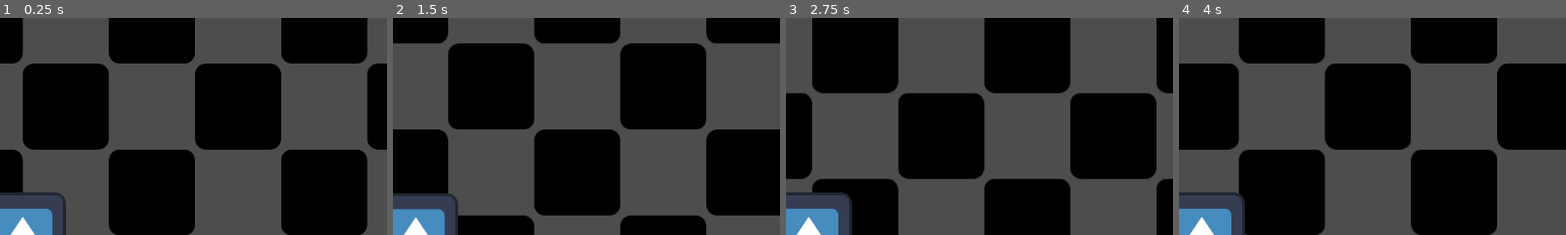
Above: before the commit, frames 1-4 (left to right).
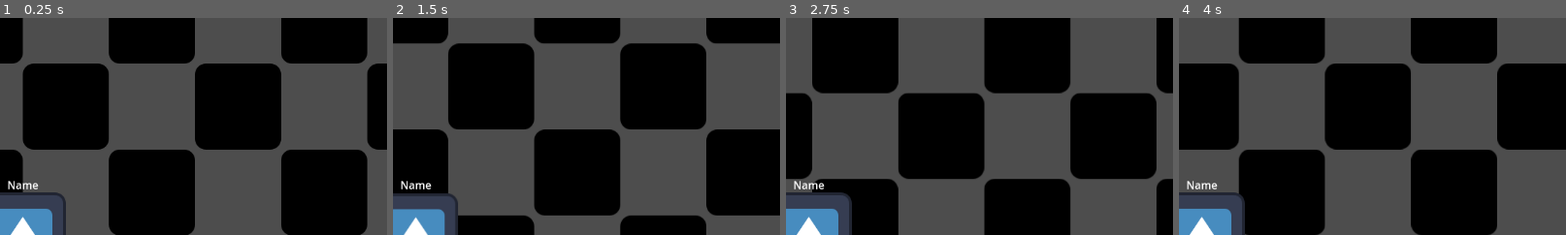
Above: after the commit, the same moments.

Repository: Aukan-Forge-Games/Fallen-Argentum-Test
Game: Godot game, scene res://World/game_world.tscn
Same seed, same stepped clock (60 frames per second), same inputs: the game is played once before the commit and once after it. This scene is started directly instead of the project's main scene. The engine's default icon, where the game draws it, is replaced by a stand-in: a white triangle on a blue panel in a dark square.
Inputs:
- Up to frame 1 (0.25 s): no input
- Up to frame 2 (1.5 s): tap Enter at 0.5 s; hold D (right) 0.53-1.28 s; tap Space (attack1) at 0.6, 1.35 s; hold S (down) from 1.28 s (still down)
- Up to frame 3 (2.75 s): release S (down) at 2.03 s; hold D (right) from 2.03 s (still down); tap Space (attack1) at 2.1 s
- Up to frame 4 (4 s): release D (right) at 2.78 s; hold W (up) 2.78-3.53 s; tap Space (attack1) at 2.85, 3.6 s; hold A (left) from 3.53 s (still down)
The pictures show only the part of the screen within x 47-97%, y 0-50%; the shares and areas given below are measured in that part.

The runs differ from the first frame. In frame 1, 0.2% of the frame differs, in the area x 2-11%, y 75-80%; in frame 2, 0.2%; in frame 3, 0.2%; in frame 4, 0.2%.

Commit message:
Refactored player spawning to use MultiplayerSpawner node

Diff:
--- a/Scenes/Player/player.gd
+++ b/Scenes/Player/player.gd
@@ -9,6 +9,14 @@
 @onready var sprite_2d: Sprite2D = $Sprite2D
 
 @onready var name_label: Label = $NameLabel
+
+var username : String = ""
+@onready var camera_2d: Camera2D = $Camera2D
+
+func _ready():
+	name_label.text = username
+	if get_multiplayer_authority() == multiplayer.get_unique_id():
+		camera_2d.enabled = true
 
 func _physics_process(dt: float) -> void:
 	move = input_synchronizer.move_input
@@ -26,8 +34,8 @@
 
 	move_and_slide()
 
-func set_username(username: String):
-	name_label.text = username
+func set_username(new_username: String):
+	username = new_username
 
 func _on_input_synchronizer_action_1() -> void:
 	create_tween().tween_property(sprite_2d, "scale", Vector2.ONE, 0.2).from(Vector2(1.5, 1.5)).set_trans(Tween.TRANS_BACK)
--- a/Scenes/Player/player.tscn
+++ b/Scenes/Player/player.tscn
@@ -31,6 +31,7 @@
 texture = ExtResource("1_uvnfx")
 
 [node name="Camera2D" type="Camera2D" parent="."]
+enabled = false
 
 [node name="InputSynchronizer" type="MultiplayerSynchronizer" parent="."]
 replication_interval = 0.1
--- a/World/game_world.gd
+++ b/World/game_world.gd
@@ -1,45 +1,23 @@
 extends Node
 
 @onready var players: Node2D = $Players
-
-const PLAYER_SCN = preload("res://Scenes/Player/player.tscn")
+@onready var player_spawner: MultiplayerSpawner = $PlayerSpawner
 
 func _ready():
-	# Spawning and deleting players
-	Lobby.player_connected.connect(_spawn_player)
-	Lobby.player_disconnected.connect(_free_player)
-
 	if not multiplayer.is_server():
-		# Spawn myself, a peer
-		_spawn_player(multiplayer.get_unique_id())
 		return
 
 	# Spawn myself (the server)
-	_spawn_player(1)
+	player_spawner.spawn([1, Lobby.player_info])
+	Lobby.player_connected.connect(_on_player_connected)
+	Lobby.player_disconnected.connect(_on_player_disconnected)
 
 func _exit_tree():
 	if multiplayer.multiplayer_peer != null and not multiplayer.is_server():
 		return
-	Lobby.player_connected.disconnect(_spawn_player)
-	Lobby.player_disconnected.disconnect(_free_player)
 
-func _spawn_player(id: int, info: Variant = null):
-	print("Spawning player with ID %s" % id)
-	var player = PLAYER_SCN.instantiate()
-	player.name = str(id)
+func _on_player_connected(id: int, info: Variant = null):
+	player_spawner.spawn([id, info])
 
-	player.set_multiplayer_authority(id, true)
-	players.add_child(player, true)
-
-	# Set up player info (username)
-	if info != null:
-		player.set_username(info["name"])
-	else:
-		# This is the local player -- don't show a username.
-		player.set_username("")
-
-
-func _free_player(id: int):
-	if not players.has_node(str(id)):
-		return
-	players.get_node(str(id)).queue_free()
+func _on_player_disconnected(id: int):
+	player_spawner.despawn_player(id)
--- a/World/game_world.tscn
+++ b/World/game_world.tscn
@@ -1,6 +1,7 @@
-[gd_scene load_steps=5 format=4 uid="uid://ddetsk7et7kab"]
+[gd_scene load_steps=6 format=4 uid="uid://ddetsk7et7kab"]
 
 [ext_resource type="Script" uid="uid://bkicv452l64ci" path="res://world/game_world.gd" id="1_m8lnm"]
+[ext_resource type="Script" uid="uid://bjstgv78j3j8f" path="res://world/player_spawner.gd" id="3_28mpj"]
 [ext_resource type="Texture2D" uid="uid://cimoa3utly2jj" path="res://icon.svg" id="3_mxmw8"]
 
 [sub_resource type="TileSetAtlasSource" id="TileSetAtlasSource_pkgmy"]
@@ -25,4 +26,8 @@
 tile_map_data = PackedByteArray("AAD9/wMAAAAAAAAAAAD+/wIAAAAAAAAAAAD6/wYAAAAAAAAAAAD7/wUAAAAAAAAAAAD8/wQAAAAAAAAAAAD//w …(14160 unchanged characters)…
 tile_set = SubResource("TileSet_3hf5i")
 
+[node name="PlayerSpawner" type="MultiplayerSpawner" parent="."]
+spawn_path = NodePath("../Players")
+script = ExtResource("3_28mpj")
+
 [node name="Players" type="Node2D" parent="."]
--- /dev/null
+++ b/world/player_spawner.gd
@@ -0,0 +1,28 @@
+extends MultiplayerSpawner
+
+const PLAYER_SCN = preload("res://Scenes/Player/player.tscn")
+
+func _enter_tree() -> void:
+	spawn_function = _spawn_player
+
+func _spawn_player(data: Array):
+	# Parse data
+	var id : int = data[0]
+	var info = null
+	if len(data) > 1:
+		info = data[1]
+
+	print("Spawning player with ID %s" % id)
+	var player = PLAYER_SCN.instantiate()
+	player.name = str(id)
+
+	player.set_multiplayer_authority(id, true)
+
+	# Set up player info (username)
+	if info != null:
+		player.set_username(info["name"])
+	return player
+
+func despawn_player(id: int):
+	if get_node(spawn_path).has_node(str(id)):
+		get_node(spawn_path).get_node(str(id)).queue_free()
Not shown, added: world/player_spawner.gd.uid
